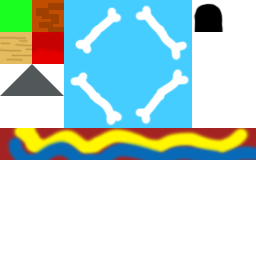
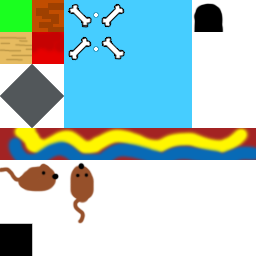
The second w=256, h=256 image is a revision of the first. Changes to its layers:
renamed "Shape 1" to "Layer 2", painted on it over (x1=0, y1=13, x2=98, y2=256)
added layer "Layer 1 copy 3" above "Layer 1 copy 2" over (x1=102, y1=37, x2=125, y2=59)
added layer "Layer 1 copy 2" above "Layer 1 copy" over (x1=68, y1=5, x2=91, y2=27)
added layer "Layer 1 copy" above "Layer 1" over (x1=69, y1=37, x2=91, y2=60)
painted on "Layer 1" over (x1=0, y1=3, x2=224, y2=128)
moved "Shape 1 copy" below "Layer 1", painted on it over (x1=0, y1=3, x2=224, y2=224)
